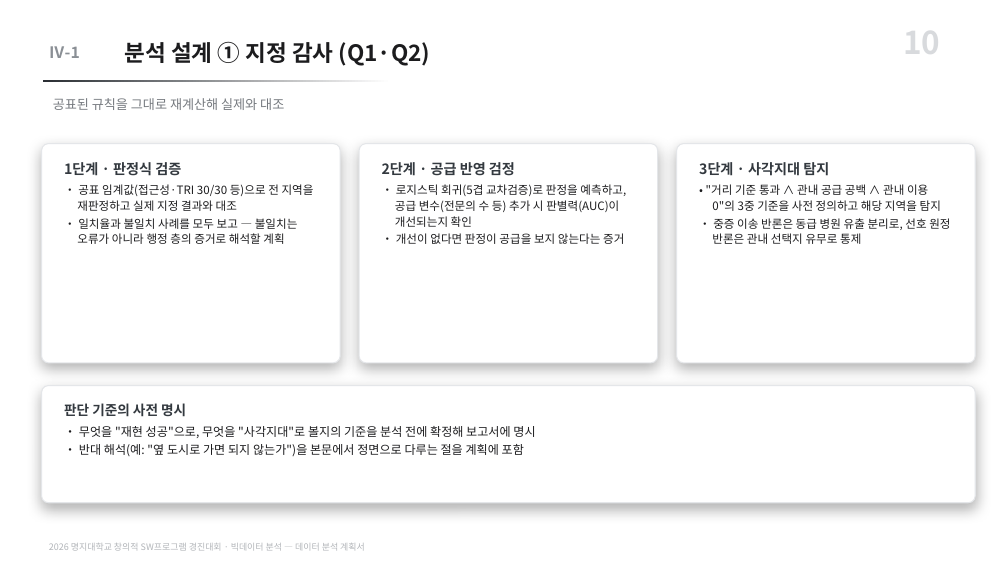
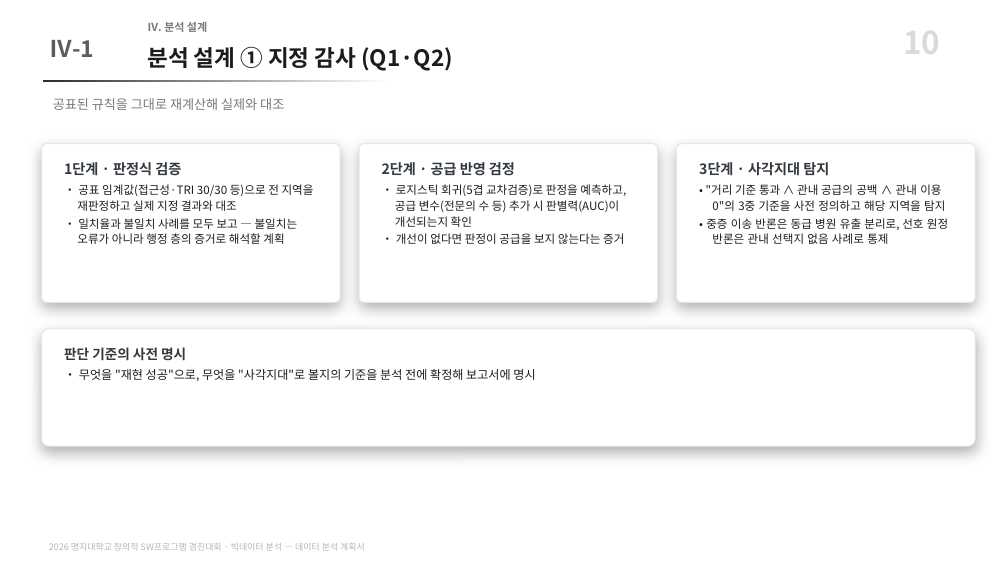
Before and after one commit to karvvan/maternity-care-policy-audit, a slide deck: slide 10 of 04_제출물/데이터분석_계획서.pptx. Drawn at 1008x567 pixels with LibreOffice and Linux fonts; fonts in the diff are those of the drawing. Boxes give left, top, right and bottom in pixels: in the first picture for what was removed or moved away, otherwise in the second. Text is boxed around its words. In the diff, an @@ line names an element or a change of style, - is before the commit and + after.

Commit message:
계획서 PPT 레이아웃 정리 — 헤더 통일·넘침 해소·여백 축소·사진 배치
측정 기반으로 정리했다. 각 텍스트 상자의 실제 필요 높이를 글자 수·글꼴
크기로 추정해 상자 높이와 대조하고, 넘치는 곳과 뜨는 곳을 따로 처리했다.

헤더
- 목차 위치 태그 15pt → 22pt, 폭 1.15인치. 제목과 대등한 무게로 키움.
- 부 이름(Ⅰ. 문제 정의 등)을 제목 위 kicker로 추가 — 보는 사람이 지금
  목차 어디인지 바로 알 수 있게.
- 제목 상자가 슬라이드마다 y=0.30/0.44, h=0.75/0.48로 갈려 있던 것을
  y=0.44 h=0.58로 통일. 태그·부 이름·제목의 세로 중심이 맞는다.
- 슬13 태그가 Ⅴ-2로 잘못 붙어 있던 것 → Ⅴ-1. 목차의 "14 기간별 일정표"도
  13으로 정정(슬라이드가 14 → 13장으로 줄어든 것 반영).

넘침 해소 4곳 — 표지 제목(0.71") · 슬4 검증 타겟 2(0.32") ·
슬3 제도 카드(0.13") · 슬8 파생데이터 카드(0.20"). 슬11은 하단 문구가
푸터를 0.05" 침범하던 것 교정.

여백 축소 — 슬6 카드 2.50→1.80, 슬10 2.90→2.10, 슬12 2.25→1.60.
줄인 만큼 아래 요소를 위로 당겼고, 남은 공간은 요청대로 그대로 두었다.

사진 — 슬13 일정표 아래 1.9인치 여백에 주제 사진 3장(마을·산전·신생아)을
center-crop + 둥근 모서리 마스크로 배치하고 캡션을 달았다.

검증: 13장 전체에서 넘침 0 · 푸터 침범 0 · 카드-텍스트 어긋남 0.

```diff
--- a/04_제출물/데이터분석_계획서.pptx
+++ b/04_제출물/데이터분석_계획서.pptx
@@ text "Ⅳ-1" at (49, 40, 94, 57): size 15 to 22 pt, text colour #8A8F95 to #5A5E64 @@
@@ text added at (147, 22, 207, 32), 10.5 pt, text #767A7F, bold @@
+Ⅳ. 분석 설계
@@ text "분석 설계 ① 지정 감사 ...": place and size @@
-text "분석 설계 ① 지정 감사 ..." at (125, 41, 431, 66)
+text "분석 설계 ① 지정 감사 ..." at (147, 46, 453, 71)
@@ rounded rectangle: place and size @@
-rounded rectangle at (42, 144, 340, 363)
+rounded rectangle at (42, 144, 340, 302)
@@ rounded rectangle: place and size @@
-rounded rectangle at (359, 144, 658, 363)
+rounded rectangle at (359, 144, 658, 302)
@@ rounded rectangle: place and size @@
-rounded rectangle at (677, 144, 975, 363)
+rounded rectangle at (677, 144, 975, 302)
@@ text at (706, 184, 948, 244): text changed @@
-• "거리 기준 통과 ∧ 관내 공급 공백 ∧ 관내 이용 0"의 3중 기준을 사전 정의하고 해당 지역을 탐지
-• 중증 이송 반론은 동급 병원 유출 분리로, 선호 원정 반론은 관내 선택지 유무로 통제
+• "거리 기준 통과 ∧ 관내 공급의 공백 ∧ 관내 이용 0"의 3중 기준을 사전 정의하고 해당 지역을 탐지
+• 중증 이송 반론은 동급 병원 유출 분리로, 선호 원정 반론은 관내 선택지 없음 사례로 통제
@@ rounded rectangle: place and size @@
-rounded rectangle at (42, 386, 975, 503)
+rounded rectangle at (42, 329, 975, 446)
@@ text "판단 기준의 사전 명시": place and size @@
-text "판단 기준의 사전 명시" at (64, 403, 535, 456)
+text "판단 기준의 사전 명시" at (64, 347, 535, 381)
@@ text at (79, 444, 524, 456): paragraph removed @@
-• 반대 해석(예: "옆 도시로 가면 되지 않는가")을 본문에서 정면으로 다루는 절을 계획에 포함
```
Also in this commit, not shown: 12 other slides changed, 1 slide removed, 2 other files.
